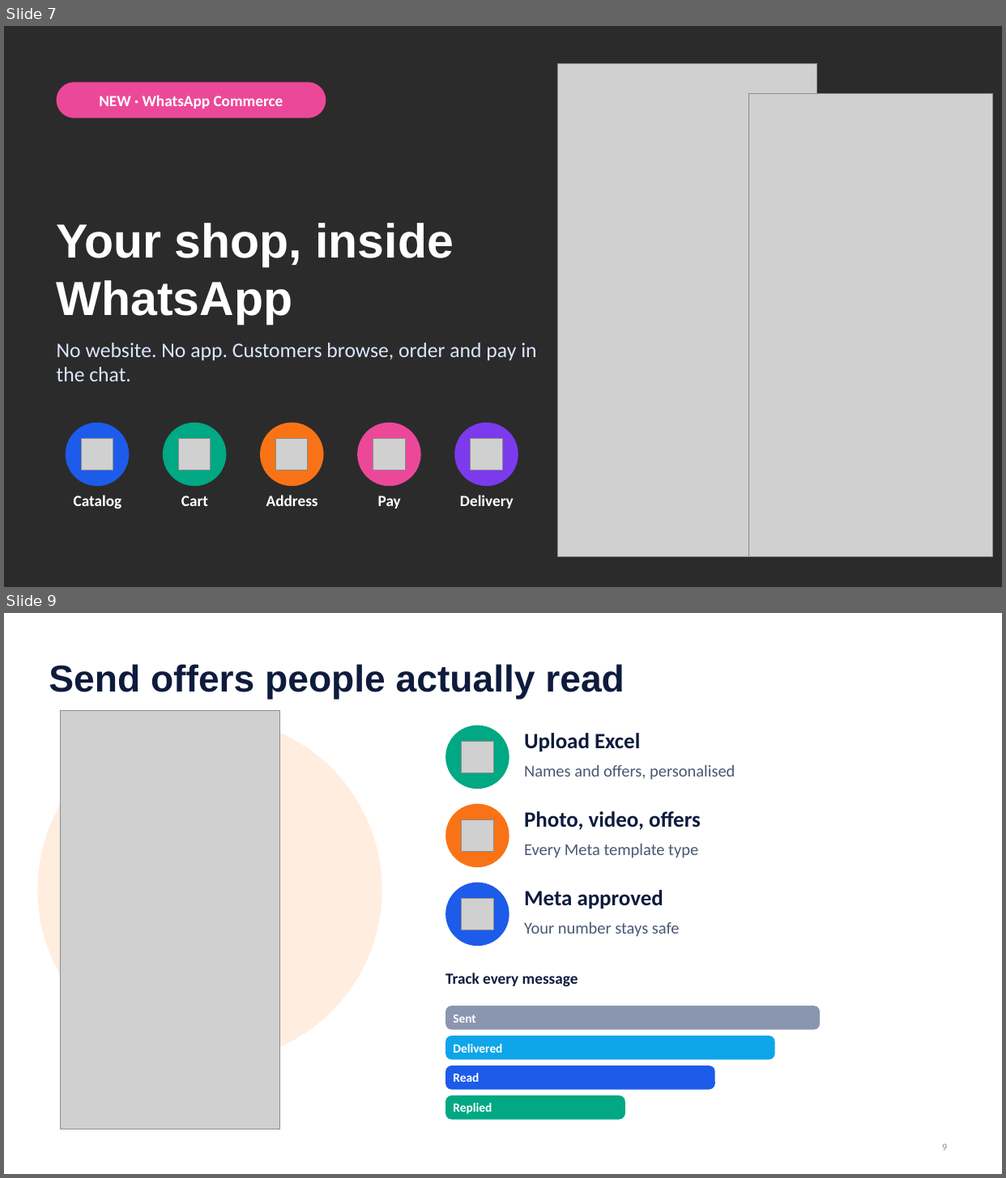
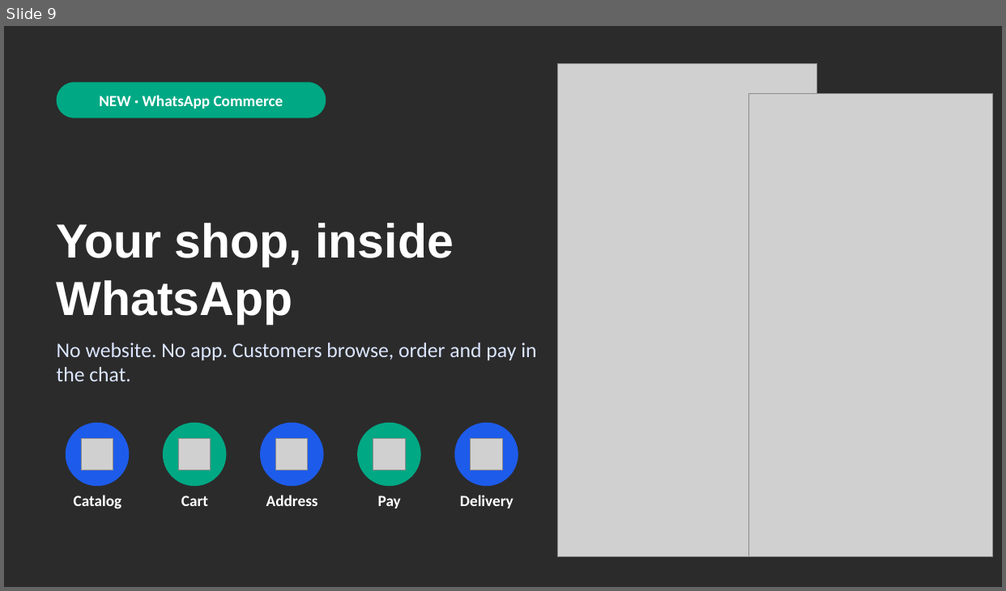
Before and after one commit to tejachennu/Marketing-CRM, a slide deck: docs/presentations/WAMA-CRM-Client-Presentation.pptx. Shown one above the other, each under a label of ours: slides 7 and 9 before the commit, slide 9 after it; the slides between them are not shown. The pictures are 1006x1178 and 1006x591 pixels, drawn with LibreOffice and Linux fonts; fonts in the diff are those of the drawing; grey boxes stand for pictures; background and template pictures are left out; a plain dark background stands for a picture behind light text. Boxes give left, top, right and bottom in pixels: in the first picture for what was removed or moved away, otherwise in the second. Text is boxed around its words. In the diff, an @@ line names an element or a change of style, - is before the commit and + after.

```diff
--- a/docs/presentations/WAMA-CRM-Client-Presentation.pptx
+++ b/docs/presentations/WAMA-CRM-Client-Presentation.pptx
@@ slide 9 removed at (x1=4, y1=613, x2=1002, y2=1174), background #FFFFFF @@
@@ title removed at (x1=49, y1=664, x2=624, y2=699) @@
-Send offers people actually read
@@ ellipse removed at (x1=38, y1=717, x2=382, y2=1063) @@
@@ picture removed at (x1=60, y1=710, x2=280, y2=1130) @@
@@ ellipse removed at (x1=445, y1=726, x2=509, y2=789) @@
@@ text removed at (x1=524, y1=733, x2=640, y2=752) @@
-Upload Excel
@@ picture removed at (x1=462, y1=741, x2=493, y2=773) @@
@@ text removed at (x1=524, y1=764, x2=735, y2=780) @@
-Names and offers, personalised
@@ ellipse removed at (x1=445, y1=804, x2=509, y2=867) @@
@@ picture removed at (x1=462, y1=820, x2=493, y2=851) @@
@@ text removed at (x1=524, y1=811, x2=701, y2=830) @@
-Photo, video, offers
@@ text removed at (x1=524, y1=843, x2=698, y2=858) @@
-Every Meta template type
@@ ellipse removed at (x1=445, y1=883, x2=509, y2=946) @@
@@ picture removed at (x1=462, y1=898, x2=493, y2=930) @@
@@ text removed at (x1=524, y1=890, x2=663, y2=909) @@
-Meta approved
@@ text removed at (x1=524, y1=922, x2=680, y2=937) @@
-Your number stays safe
@@ text removed at (x1=445, y1=973, x2=578, y2=987) @@
-Track every message
@@ rounded rectangle removed at (x1=445, y1=1006, x2=820, y2=1030) @@
@@ text removed at (x1=453, y1=1015, x2=475, y2=1023) @@
-Sent
@@ rounded rectangle removed at (x1=445, y1=1036, x2=775, y2=1060) @@
@@ text removed at (x1=453, y1=1044, x2=502, y2=1053) @@
-Delivered
@@ rounded rectangle removed at (x1=445, y1=1066, x2=715, y2=1090) @@
@@ text removed at (x1=453, y1=1073, x2=479, y2=1082) @@
-Read
@@ rounded rectangle removed at (x1=445, y1=1096, x2=625, y2=1120) @@
@@ text removed at (x1=453, y1=1103, x2=492, y2=1114) @@
-Replied
@@ page number removed at (x1=942, y1=1144, x2=947, y2=1151) @@
-9
@@ what was slide 7 is now slide 9 @@
@@ slide 9 changed as well @@
@@ rounded rectangle at (x1=57, y1=82, x2=326, y2=118): fill #EC4899 to #00A884 @@
@@ ellipse at (x1=260, y1=423, x2=324, y2=486): fill #F97316 to #1D5BEA @@
@@ ellipse at (x1=357, y1=423, x2=421, y2=486): fill #EC4899 to #00A884 @@
@@ ellipse at (x1=454, y1=423, x2=518, y2=486): fill #7C3AED to #1D5BEA @@
```
Also in this commit, not shown: 12 other slides changed, 2 slides added, 9 other files.
